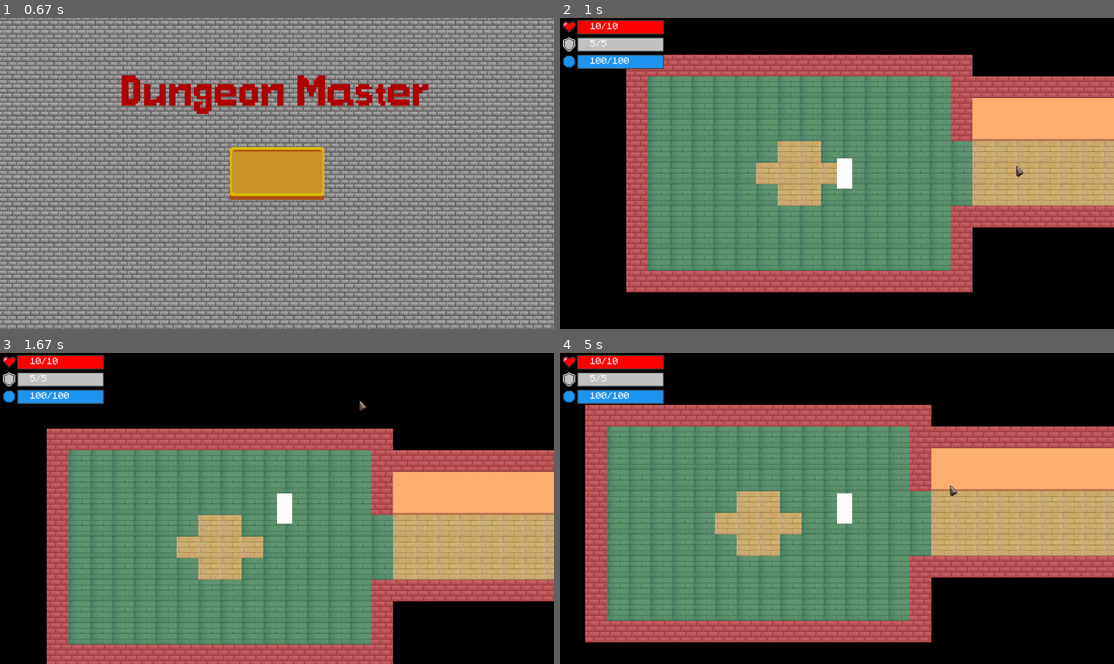
Above: before the commit, frames 1-4 (two rows, left to right).
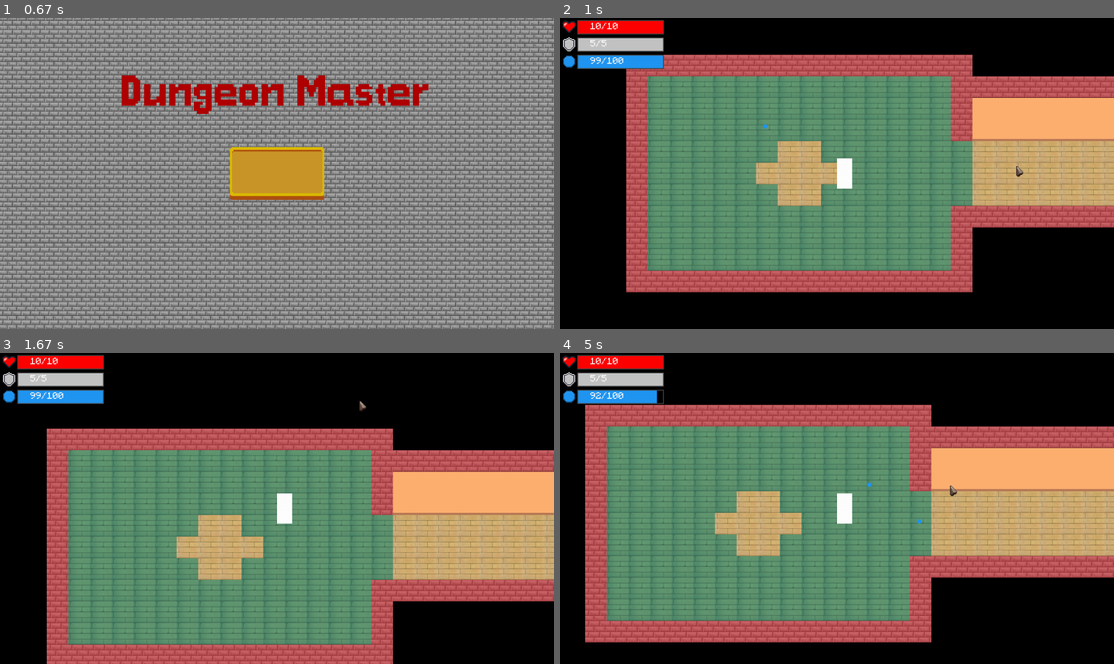
Above: after the commit, the same moments.

Repository: danilasch/dungeon_master_pygame
Game: pygame game, started from main.py
The game is run twice, just before and just after one commit, with the same random seed, the same clock (stepped at 60 frames per second) and the same inputs.
Inputs (mouse positions are in pixels of both pictures, inside the frame that each line leads up to):
- Up to frame 1 (0.67 s): click "Играть" at 0.38 s
- Up to frame 2 (1 s): hold D from 0.67 s (still down); move the mouse to (1014, 164) at 0.7 s
- Up to frame 3 (1.67 s): release D at 1.13 s; hold W 1.17-1.47 s; move the mouse to (144, 511) at 1.2 s; right-click (360, 399) at 1.55 s
- Up to frame 4 (5 s): hold D 1.83-2.3 s; click (1041, 617) at 1.92 s; hold A 2.33-2.87 s; click (692, 393) at 2.42 s; hold S 2.9-3.2 s; click (704, 446) at 2.98 s; hold A 3.23-3.63 s; click (842, 539) at 3.32 s; hold W 3.67-4.03 s; click (820, 455) at 3.75 s; hold D 4.07-4.7 s; click (981, 558) at 4.15 s; hold S from 4.73 s (still down); click (947, 483) at 4.82 s

Frame 1 is identical in both runs. In frame 2, less than 0.1% of the frame differs, in the area x 5-38%, y 12-36%; in frame 3, less than 0.1%; in frame 4, 0.2%, in the area x 5-66%, y 12-55%.

Commit message:
added mana shooting

Diff:
--- a/classes.py
+++ b/classes.py
@@ -57,6 +57,7 @@
 borders = pygame.sprite.Group()
 enemies = pygame.sprite.Group()
 current_enemies = pygame.sprite.Group()
+shells = pygame.sprite.Group()
 
 
 class Tile(pygame.sprite.Sprite):
@@ -229,6 +230,15 @@
     def render(self, screen):
         pygame.draw.rect(screen, (255, 255, 255), self.body_rect)
 
+    def attack(self):
+        x1, y1, = self.rect.center
+        x2, y2 = pygame.mouse.get_pos()
+        vector = (x2 - x1, y2 - y1)
+        length = math.sqrt(vector[0] ** 2 + vector[1] ** 2)
+        shells.add(Shell(self.rect.center, vector, length, True, 2))
+        if length != 0:
+            self.mana -= 1
+
 
 class BaseEnemy(BaseEntity):
     def __init__(self, position, health, power):
@@ -240,13 +250,13 @@
         self.dx, self.dy = 0, 0
         self.delay = 500
         self.steps = 0
-        self.isalive = True
+        self.is_alive = True
 
         # Rect для отрисовки и улавливания снарядов противников
         self.body_rect = pygame.Rect(x, y - self.radius, self.radius, 2 * self.radius)
 
     def move(self):
-        if self.steps and self.isalive:
+        if self.steps and self.is_alive:
             x, y = self.get_position()
             x += self.dx
             y += self.dy
@@ -256,7 +266,7 @@
                 self.body_rect.center = x, y
 
     def go_to(self, position):
-        if self.isalive:
+        if self.is_alive:
             x1, y1, = self.rect.center
             x2, y2 = position
             vector = (x2 - x1, y2 - y1)
@@ -280,7 +290,7 @@
         camera.apply(self)
 
     def delete(self):
-        self.isalive = False
+        self.is_alive = False
         self.body_rect.y += self.body_rect.h // 2
 
 
@@ -301,6 +311,8 @@
         self.hero.render(screen)
         for enemy in current_enemies:
             enemy.render(screen)
+        for shell in shells:
+            shell.render(screen)
 
         frame_rect = pygame.rect.Rect(40, 5, 200, 33)
         points_rect = frame_rect.copy()
@@ -362,6 +374,8 @@
                 for enemy in enemies:
                     enemy.apply_camera(self.camera)
                     enemy.go_to((x, y))
+                for shell in shells:
+                    self.camera.apply(shell)
 
             # когда герой входит в какую-нибудь из комнат, комната
             # закрывается, пока её не зачистят
@@ -422,6 +436,43 @@
         for enemy in current_enemies:
             enemy.move()
 
+    def move_shells(self):
+        for shell in shells:
+            shell.move()
+
+
+class Shell(pygame.sprite.Sprite):
+    def __init__(self, pos, vector, length, from_hero, damage):
+        super().__init__()
+        self.speed = 7
+        self.damage = damage
+        self.dx = self.speed * vector[0] / length
+        self.dy = self.speed * vector[1] / length
+        x, y = pos
+        self.from_hero = from_hero
+        self.rect = pygame.rect.Rect(x, y, 10, 10)
+
+    def render(self, screen):
+        pygame.draw.circle(screen, pygame.Color("#2196f3"),
+                           self.rect.center, self.rect.width // 2)
+
+    def move(self):
+        x, y = self.rect.center
+        x += self.dx
+        y += self.dy
+        for enemy in current_enemies:
+            if pygame.sprite.collide_circle(self, enemy):
+                if enemy.health > self.damage:
+                    enemy.health -= self.damage
+                else:
+                    enemy.delete()
+                shells.remove(self)
+        if pygame.sprite.spritecollideany(self, borders):
+            shells.remove(self)
+
+        else:
+            self.rect.center = x, y
+
 
 class Camera:
     # зададим начальный сдвиг камеры
--- a/main.py
+++ b/main.py
@@ -24,14 +24,17 @@
 
 def main():
     background_music.set_volume(0)
-
     game = Game(Map(), Hero((WIDTH // 2, HEIGHT // 2)), Camera())
     running = True
     while running:
         for event in pygame.event.get():
             # комната открывается ("зачищается" при нажатии ПКМ)
-            if event.type == pygame.MOUSEBUTTONDOWN and game.in_room and event.button == 3:
-                game.open_doors()
+            if event.type == pygame.MOUSEBUTTONDOWN:
+                if event.button == 1:
+                    game.hero.attack()
+
+                elif game.in_room and event.button == 3:
+                    game.open_doors()
 
             if game.in_room and event.type == ENEMY_EVENT_TYPE:
                 position = game.hero.get_position()
@@ -41,7 +44,9 @@
             if event.type == HERO_GET_ARMOR:
                 if game.hero.armor != MAX_ARMOR:
                     game.hero.armor += 1
+
             if event.type == HERO_GET_MANA:
+                print(1)
                 if game.hero.mana + 5 < MAX_MANA:
                     game.hero.mana += 5
                 else:
@@ -55,6 +60,7 @@
 
         game.move_hero()  # передвижение героя
         game.move_enemies()
+        game.move_shells()
 
         if pygame.mouse.get_focused():  # применение изменённого курсора
             screen.blit(change_cursor(main_cursor), pygame.mouse.get_pos())
